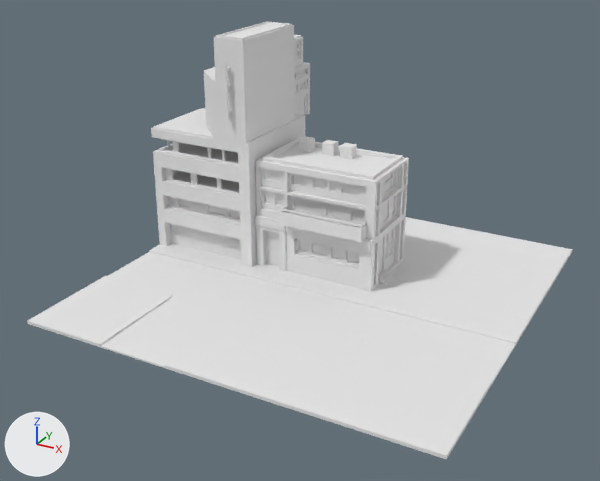
Renders of the OBJ model Kakuto/Assets/Sprites/Background/City/Street3/Street3-6.obj from each side of a commit.
Both versions are drawn from a 50 mm camera at (21.6, -42.4, 16.4) aimed at (-0.5, -2.2, -3.7). Arrows for +X, +Y and +Z are at lower left; the lights stay in place. Where no turn or scale is listed for an object, it has been applied to the vertices. Vertices at the same position are counted once.

Script lines for the objects in view, before the commit:
```python
me_untitled = bpy.data.meshes.new('Untitled')
me_untitled.from_pydata(...)  # 2256 vertices, 4590 faces; spans x -12.8..12.8, y -12.8..12.8, z -7.6..7.6
me_untitled.materials.append(mat_palette)  # white #e7e7e7
ob_untitled = bpy.data.objects.new('Untitled', me_untitled)
ob_untitled.location = (0.0, 0.0, 0.0)
```
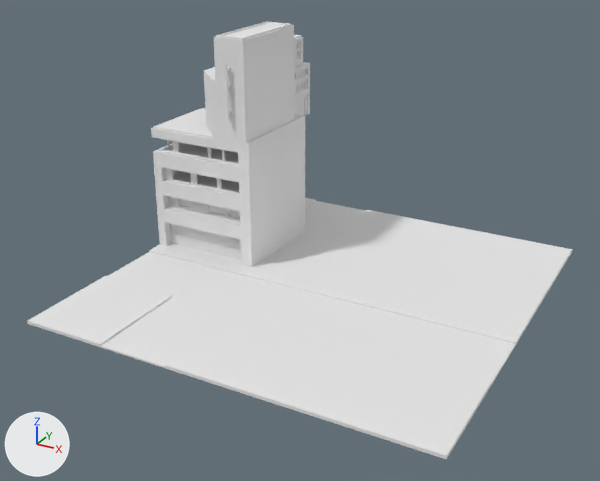
What differs and where, as boxes (x1, y1, x2, y2) in the pictures (600 x 481 px):
part 1 of me_untitled, cut back
    before: (252, 136, 573, 340)
    after: (252, 210, 516, 340)

The change, as a diff of the scene's bpy script:
```diff
--- a/Kakuto/Assets/Sprites/Background/City/Street3/Street3-6.obj.py
+++ b/Kakuto/Assets/Sprites/Background/City/Street3/Street3-6.obj.py
@@ me_untitled @@
 # used by ob_untitled; location = (0.0, 0.0, 0.0)
-me_untitled.from_pydata(...)  # 2256 vertices, 4590 faces; spans x -12.8..12.8, y -12.8..12.8, z -7.6..7.6
+me_untitled.from_pydata(...)  # 1484 vertices, 3012 faces; spans x -12.8..12.8, y -12.8..12.8, z -7.6..7.6
+# me_untitled part 1: 746 vertices removed from x -5.1..3.6, y -0.4..6.2, z -7.4..0.6; 2 vertices added at x -2.8..-2.6, y 0.7, z -7.3
 me_untitled.materials.append(mat_palette)
```
